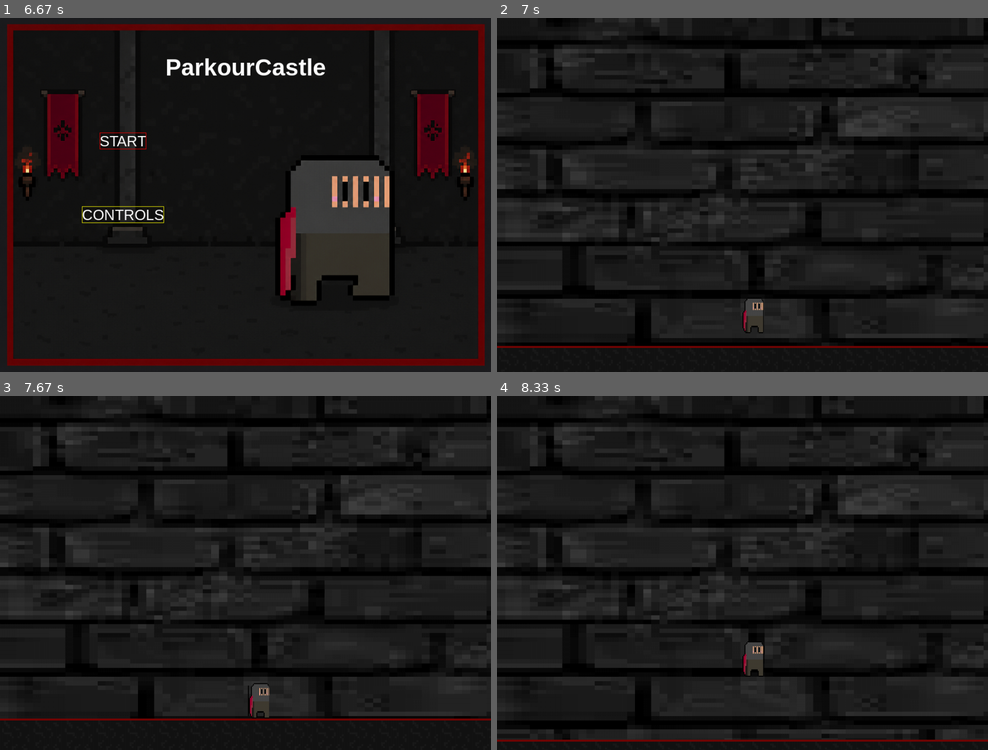
Above: before the commit, frames 1-4 (two rows, left to right).
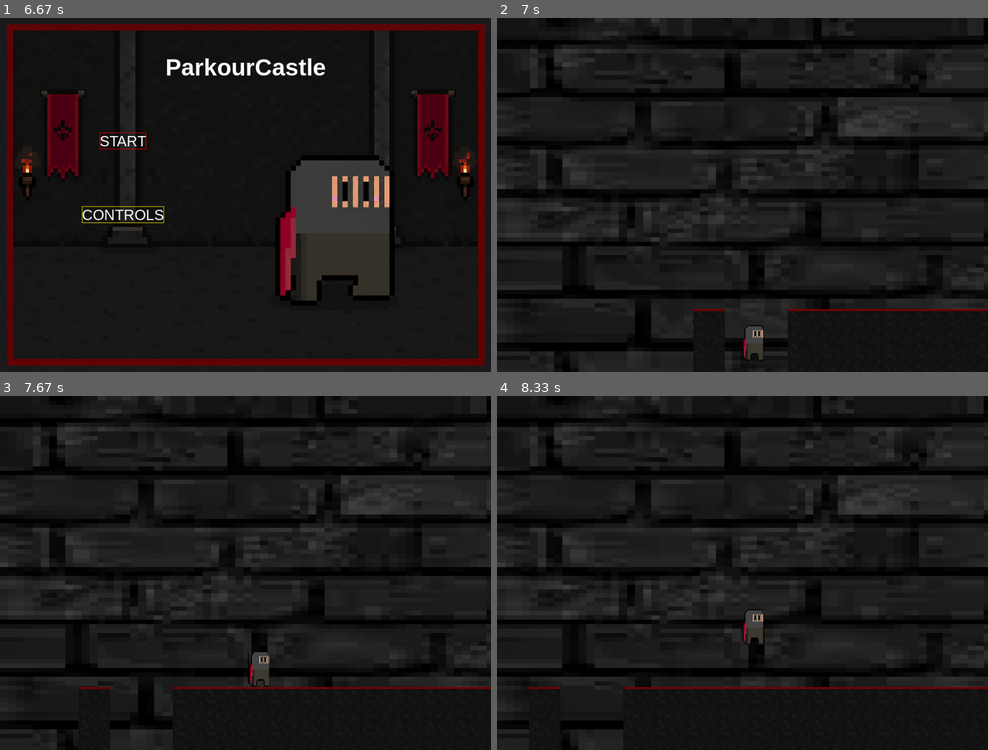
Above: after the commit, the same moments.

Repository: 25-26-1AHIF/pygameproject-parkourcastle
Game: pygame game, started from main.py
Two runs of this game, one before a commit and one after it. Both use one fixed random seed, a clock stepped at 60 frames per second and the inputs below.
Inputs (mouse positions are in pixels of both pictures, inside the frame that each line leads up to):
- Up to frame 1 (6.67 s): hold Esc 0.33-0.8 s
- Up to frame 2 (7 s): click (634, 131) at 6.88 s
- Up to frame 3 (7.67 s): tap Space at 7.17, 7.57 s; hold D from 7.5 s (still down)
- Up to frame 4 (8.33 s): tap Space at 7.87, 8.07 s; release D at 7.97 s; hold W 8-8.3 s

Frame 1 is identical in both runs. In frame 2, 1.7% of the frame differs, in the area x 0-100%, y 79-100%; in frame 3, 2.0%; in frame 4, 2.3%, in the area x 0-100%, y 60-100%.

Commit message:
Gruben wurden hinzugefügt

Diff:
--- a/Game/player.py
+++ b/Game/player.py
@@ -1,5 +1,6 @@
 import pygame
 from game_variables.game_variables import GameVariables
+import random
 
 class Player:
     # KI-Anfang
@@ -112,24 +113,44 @@
     # KI-Anfang
     # KI: Microsoft Copilot
     # prompt: wie erstelle ich Schwerkraft?
-    def physics(self):
+    def physics(self, ground):
+        plattform_oben = (
+                GameVariables.SCREEN_HEIGHT
+                - 2 * GameVariables.SQUARE_SIZE
+        )
         self.dy += 1
         self.rect.x += self.dx
         self.rect.y += self.dy
 
         self.do_dash()
 
-        if self.rect.bottom >= GameVariables.SCREEN_HEIGHT:
-            self.rect.bottom = GameVariables.SCREEN_HEIGHT
-            self.dy = 0
-            self.on_ground = True
+        self.on_ground = False
+
+        block_size = GameVariables.SQUARE_SIZE
+
+        # Auf welchem Block steht der Spieler?
+        player_block = self.rect.centerx // block_size
+
+        if 0 <= player_block < len(ground):
+
+            if ground[player_block]:
+
+                boden_y = GameVariables.SCREEN_HEIGHT - block_size
+
+                # Spieler fällt auf Plattform
+                if self.rect.bottom >= plattform_oben:
+                    self.rect.bottom = plattform_oben
+                    self.dy = 0
+                    self.on_ground = True
     # KI-Ende
+
+
 
     def draw_with_camera(self, camera_x, camera_y):
         self.screen.blit(self.image, (self.rect.x + camera_x,
-                                      self.rect.y + camera_y - GameVariables.SQUARE_SIZE * 0.875))
+                                      self.rect.y + camera_y))
 
-    def update_and_draw(self, camera_x, camera_y):
+    def update_and_draw(self, camera_x, camera_y, ground):
         self.move()
-        self.physics()
+        self.physics(ground)
         self.draw_with_camera(camera_x, camera_y)
--- a/main.py
+++ b/main.py
@@ -1,5 +1,6 @@
 import pygame
 import pygame.time
+import random
 
 from Game.player import Player
 from game_variables.game_variables import GameVariables
@@ -48,6 +49,33 @@
         clock.tick(GameVariables.FPS)
     pygame.quit()
 
+import random
+
+def generate_ground():
+    ANZAHL_BLOECKE = 200
+
+    ground = []
+    i = 0
+
+    while i < ANZAHL_BLOECKE:
+
+        # 5% Chance auf eine Grube
+        if random.random() < 0.05:
+
+            # Grube mindestens 3 Blöcke lang
+            grubenlaenge = random.randint(2, 3)
+
+            for _ in range(grubenlaenge):
+                if i < ANZAHL_BLOECKE:
+                    ground.append(False)
+                    i += 1
+
+        else:
+            ground.append(True)
+            i += 1
+
+    return ground
+
 def play_screen(screen, clock):
     pygame.display.set_caption("Play Screen")
     score = 0
@@ -59,10 +87,14 @@
     BACKGROUND = pygame.transform.scale(BACKGROUND, (int(GameVariables.SCREEN_WIDTH * 5),
                                                      int(GameVariables.SCREEN_HEIGHT * 2.5)))
 
+    none_platform = pygame.image.load("sprites/ground/none_platform.png")
+    none_platform = pygame.transform.scale(none_platform, (GameVariables.SQUARE_SIZE, GameVariables.SQUARE_SIZE))
+
     top_platform = pygame.image.load("sprites/ground/Top_platform.png")
     top_platform = pygame.transform.scale(top_platform, (GameVariables.SQUARE_SIZE, GameVariables.SQUARE_SIZE))
 
     player = Player(screen)
+    ground = generate_ground()
     running = True
 
     # Die Main Loop (Game Loop)
@@ -98,28 +130,28 @@
         parallax_x = max(min(parallax_x, max_x), min_x)
         parallax_y = max(min(parallax_y, max_y), min_y)
 
-
-
         # Hintergrund zeichnen
         screen.blit(BACKGROUND, (parallax_x, parallax_y))
 
-
-        in_screen = True
-        screen.blit(top_platform,
-                    (parallax_x, 1.4 * GameVariables.SQUARE_SIZE * parallax_y + GameVariables.SCREEN_HEIGHT))
-        while in_screen:
-            parallax_x_new = parallax_x + GameVariables.SQUARE_SIZE
-            if parallax_x_new >= GameVariables.SCREEN_WIDTH:
-                in_screen = False
-            else:
-                screen.blit(top_platform,
-                            (parallax_x_new, 1.4 * GameVariables.SQUARE_SIZE * parallax_y + GameVariables.SCREEN_HEIGHT))
-                parallax_x = parallax_x_new
-
-
+        ground_y = GameVariables.SCREEN_HEIGHT - GameVariables.SQUARE_SIZE
+
+        for i, block in enumerate(ground):
+
+            if block:
+                x = i * GameVariables.SQUARE_SIZE + camera_x
+
+                screen.blit(
+                    none_platform,
+                    (x, ground_y)
+                )
+
+                screen.blit(
+                    top_platform,
+                    (x, ground_y - GameVariables.SQUARE_SIZE)
+                )
 
         # Player mit Kamera zeichnen
-        player.update_and_draw(camera_x, camera_y)
+        player.update_and_draw(camera_x, camera_y, ground)
         # Das Display updaten
         pygame.display.flip()
         clock.tick(GameVariables.FPS)
